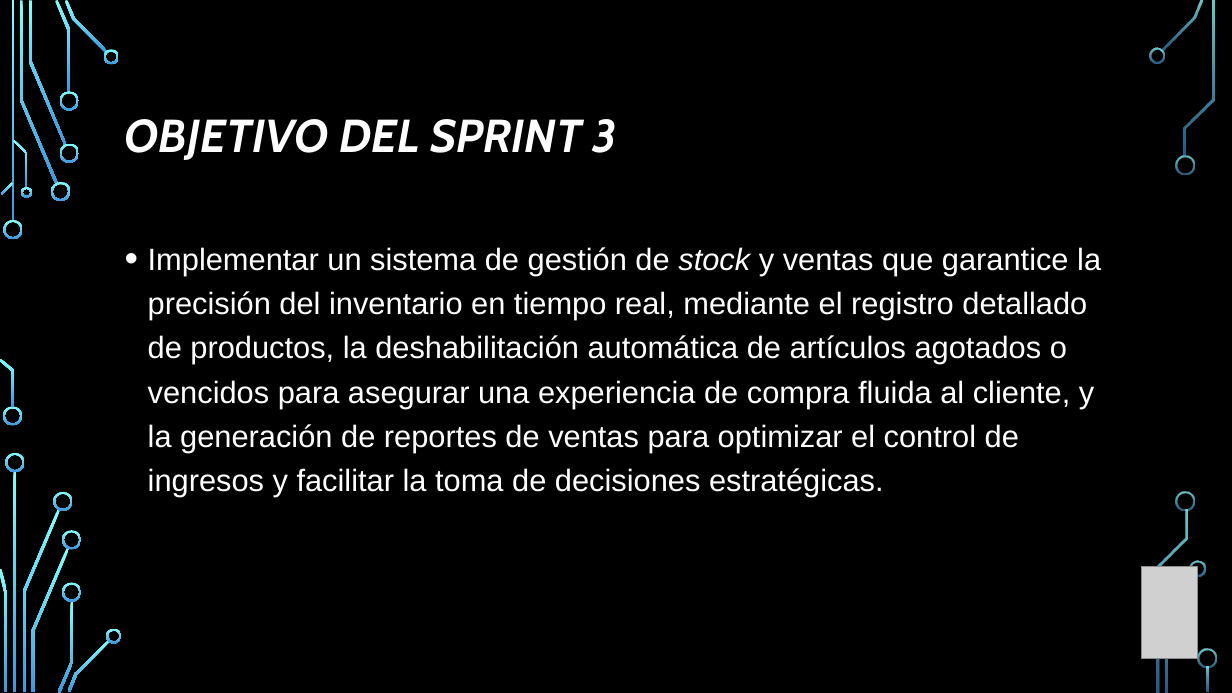
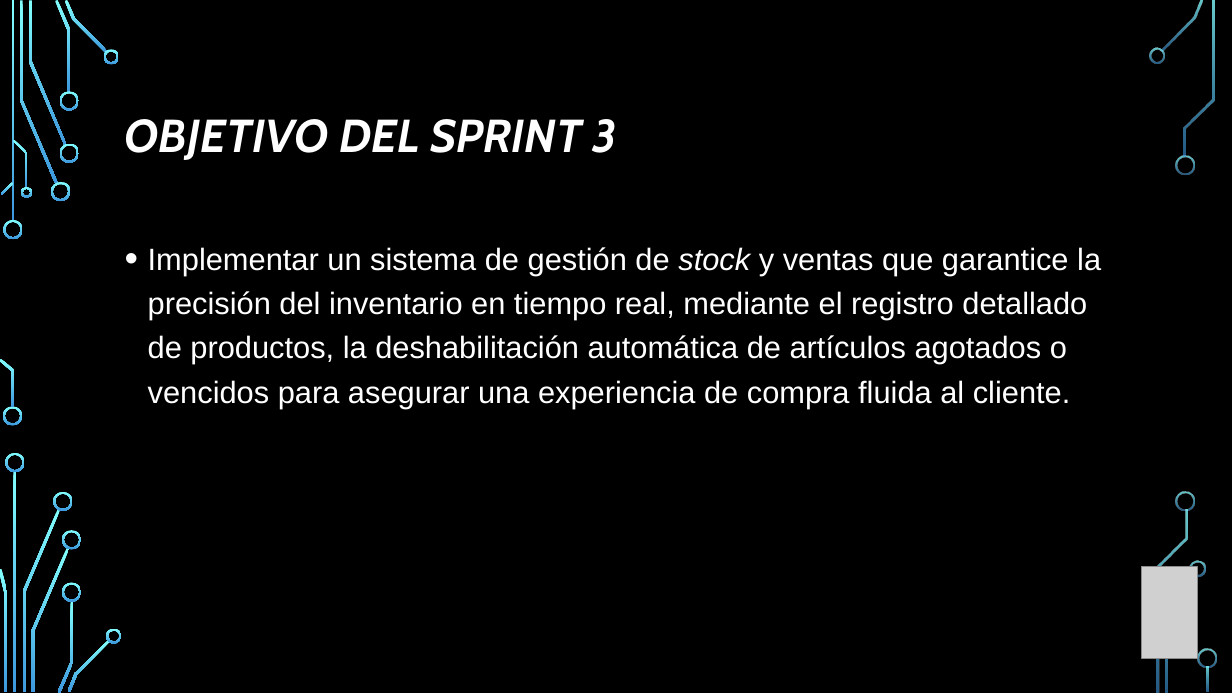
Before and after one commit to LuisGarcia-IDAT/Grupo-3, a slide deck: slide 7 of FINAL/FINAL PROYECTO CERTIFICADOR.pptx. Drawn at 1232x693 pixels with LibreOffice and Linux fonts; fonts in the diff are those of the drawing; grey boxes stand for pictures; background and template pictures are left out. Boxes give left, top, right and bottom in pixels: in the first picture for what was removed or moved away, otherwise in the second. Text is boxed around its words. In the diff, an @@ line names an element or a change of style, - is before the commit and + after.

```diff
--- a/FINAL/FINAL PROYECTO CERTIFICADOR.pptx
+++ b/FINAL/FINAL PROYECTO CERTIFICADOR.pptx
@@ text at (148,247,1101,408): text changed @@
-• Implementar un sistema de gestión de stock y ventas que garantice la precisión del inventario en tiempo real, mediante el registro detallado de productos, la deshabilitación automática de artículos agotados o vencidos para asegurar una experiencia de compra fluida al cliente, y la generación de reportes de ventas para optimizar el control de ingresos y facilitar la toma de decisiones estratégicas.
+• Implementar un sistema de gestión de stock y ventas que garantice la precisión del inventario en tiempo real, mediante el registro detallado de productos, la deshabilitación automática de artículos agotados o vencidos para asegurar una experiencia de compra fluida al cliente.
```
Also in this commit, not shown: 1 other slide changed.
